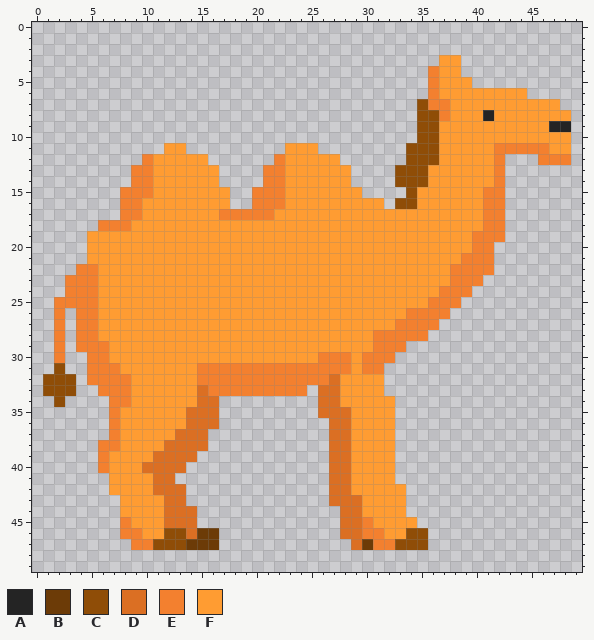
Pixel-art sprite: ProyectoFinal/src/main/resources/Animales/imgAnimal25.png. Above, as it was before the edit.
The file is 50x50 pixels.
Palette (. is transparent): A #242424  B #6c3b07  C #8f4d07  D #db6f23  E #f3802f  F #ff9c32
Pixels before (only the part around the change), first column x 0:
 0 ..................................................
 1 ..................................................
 2 ..................................................
 3 .....................................FF...........
 4 ....................................EFF...........
 5 ....................................EFFF..........
 6 ....................................EFFFFFFFF.....
 7 ...................................CEEFFFFFFFFFF..
 8 ...................................CCEFFFAFFFFFFF.
 9 ...................................CCFFFFFFFFFFAA.
10 ...................................CCFFFFFFFFFFFF.
11 ............FF.........FFF........CCCFFFFFEEEEEFF.
12 ..........EFFFFF......EFFFFF......CCCFFFFFE...EEE.
13 .........EEFFFFFF....EEFFFFFF....CCCFFFFFFE.......
14 .........EEFFFFFF....EEFFFFFF....CCCFFFFFFE.......
15 ........EEEFFFFFFF..EEEFFFFFFF....CFFFFFFEE.......
16 ........EEFFFFFFFF..EEEFFFFFFFFF.CCFFFFFFEE.......
17 ........EEFFFFFFFEEEEEFFFFFFFFFFFFFFFFFFFEE.......
18 ......EEEFFFFFFFFFFFFFFFFFFFFFFFFFFFFFFFFEE.......
19 .....FFFFFFFFFFFFFFFFFFFFFFFFFFFFFFFFFFFEEE.......
20 .....FFFFFFFFFFFFFFFFFFFFFFFFFFFFFFFFFFFEE........
21 .....FFFFFFFFFFFFFFFFFFFFFFFFFFFFFFFFFFEEE........
22 ....EEFFFFFFFFFFFFFFFFFFFFFFFFFFFFFFFFEEEE........
23 ...EEEFFFFFFFFFFFFFFFFFFFFFFFFFFFFFFFFEEE.........
24 ...EEEFFFFFFFFFFFFFFFFFFFFFFFFFFFFFFFEEE..........
25 ..EEEEFFFFFFFFFFFFFFFFFFFFFFFFFFFFFFEEE...........
26 ..E.EEFFFFFFFFFFFFFFFFFFFFFFFFFFFFEEEE............
27 ..E.EEFFFFFFFFFFFFFFFFFFFFFFFFFFFEEEE.............
28 ..E.EEFFFFFFFFFFFFFFFFFFFFFFFFFEEEEE..............
29 ..E.EEEFFFFFFFFFFFFFFFFFFFFFFFFEEE................
30 ..E..EEFFFFFFFFFFFFFFFFFFFEEEFEEE.................
31 ..C..EEEFFFFFFFEEEEEEEEEEEEEEFEE..................
32 .CCC.EEEEFFFFFFEEEEEEEEEEEEDFFFF..................
33 .CCC..EEEFFFFFFDEEEEEEEEE.DDFFFF..................
34 ..C....EEFFFFFFDD.........DDFFFFF.................
35 .......EFFFFFFDDD.........DDDFFFF.................
36 .......EFFFFFFDDD..........DDFFFF.................
37 .......EFFFFFDDD...........DDFFFF.................
38 ......EEFFFFDDDD...........DDFFFF.................
39 ......EFFFFDDDD............DDFFFF.................
40 ......EFFFDDDD.............DDFFFF.................
41 .......FFFFDD..............DDFFFF.................
42 .......FFFFDDD.............DDFFFFF................
43 ........FFFFDD.............DDDFFFF................
44 ........FFFFDDD.............DDFFFF................
45 ........EFFFDDD.............DDEFFFF...............
46 ........EEFFCCDBB...........DDEEFFCC..............
47 .........EECCCBBB............DBEECCC..............
48 ..................................................
49 ..................................................
Now the later version:
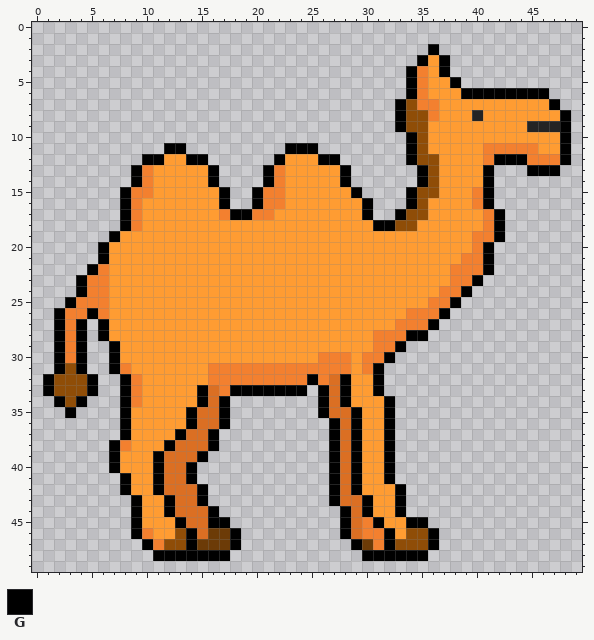
Colours new in this view: G #000000
Difference:
Changed rows in their new state; - is an unchanged pixel.
first column x 1:
 2 -----------------------------------G------------
 3 ----------------------------------GFG.----------
 4 ---------------------------------GEFG.----------
 5 ---------------------------------GEF-G.---------
 6 ---------------------------------GEF--GGGGGGGG--
 7 --------------------------------GCE-F---------G-
 8 --------------------------------GC-EF--AF------G
 9 --------------------------------GC-F--------AA-G
10 ---------------------------------G-F-----------G
11 -----------GG---------GGG--------G-F----E----F-G
12 ---------GG--GG------G---GG------G------EGGGE--G
13 --------G------G----G------G----..GC----G.--GGG-
14 --------G------G----G------G----..GC----G.------
15 -------G--------G--G--------G----GCC---EG.------
16 -------G--------G--G---------G.-.GC----EG.------
17 -------G---------GG----------G..GCC------G------
18 -----..GE---------------------GGCC-------G------
19 ----..G----------------------------------G------
20 ----.G----------------------------------G-------
21 ----.G----------------------------------G-------
22 ---.GE----------------------------------G-------
23 --.G-E---------------------------------G--------
24 --.G-E--------------------------------G---------
25 -.G--E-------------------------------G----------
26 -GE-GE------------------------------G-----------
27 -GEG.G-----------------------------G------------
28 -GEG.G---------------------------GG-------------
29 -GEG..G-------------------------G---------------
30 -GEG..G------------------------G----------------
31 -GCG..GE------F---------------G-----------------
32 G--CG..GE-----F---------G--G--G-----------------
33 G--CG..GE-----GD-GGGGGGG-G-G--G-----------------
34 -GCG--.GE-----G-G--------G-G---G----------------
35 --G---.G-----G--G--------G--G--G----------------
36 ------.G-----G--G---------G-G--G----------------
37 ------.G----G--G----------G-G--G----------------
38 -----.GE---G---G----------G-G--G----------------
39 -----.G---G---G-----------G-G--G----------------
40 -----.G--FG--G------------G-G--G----------------
41 ------.G--G-DG------------G-G--G----------------
42 ------.G--G--DG-----------G-G---G---------------
43 -------.G--G-DG-----------G--G--G---------------
44 -------.G--G--DG-----------G-G--G---------------
45 -------.G--FG-DGG----------G--G--GG-------------
46 -------.GE-F-GD-BG---------G---G---G------------
47 --------.GE--G--BG----------G--G---G------------
48 ----------GGGGGGG------------GGGGGG-------------
Changed places in both pictures, as pixel boxes (x1, y1, x2, y2):
changed: (43, 44, 571, 561)
